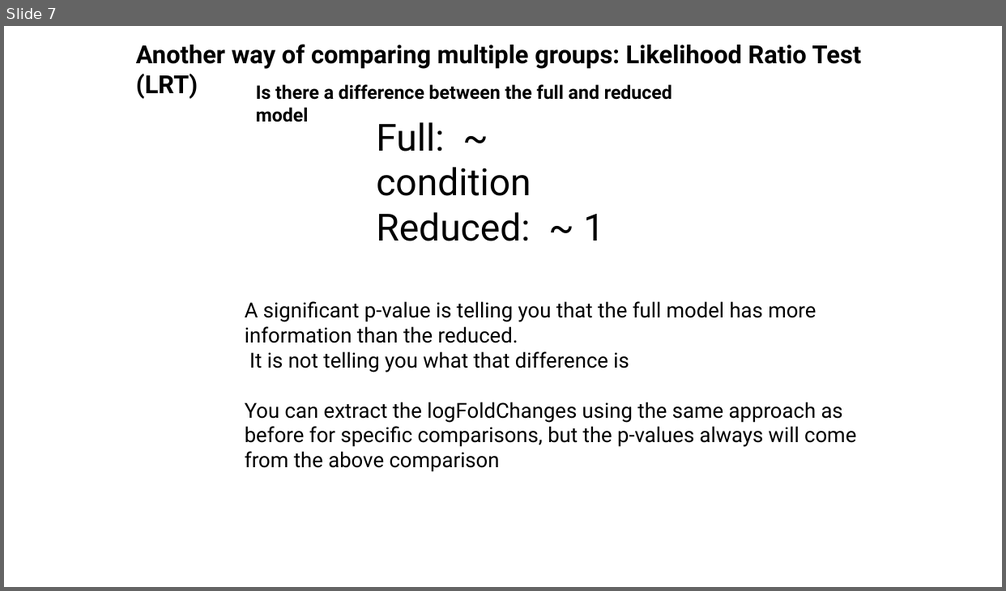
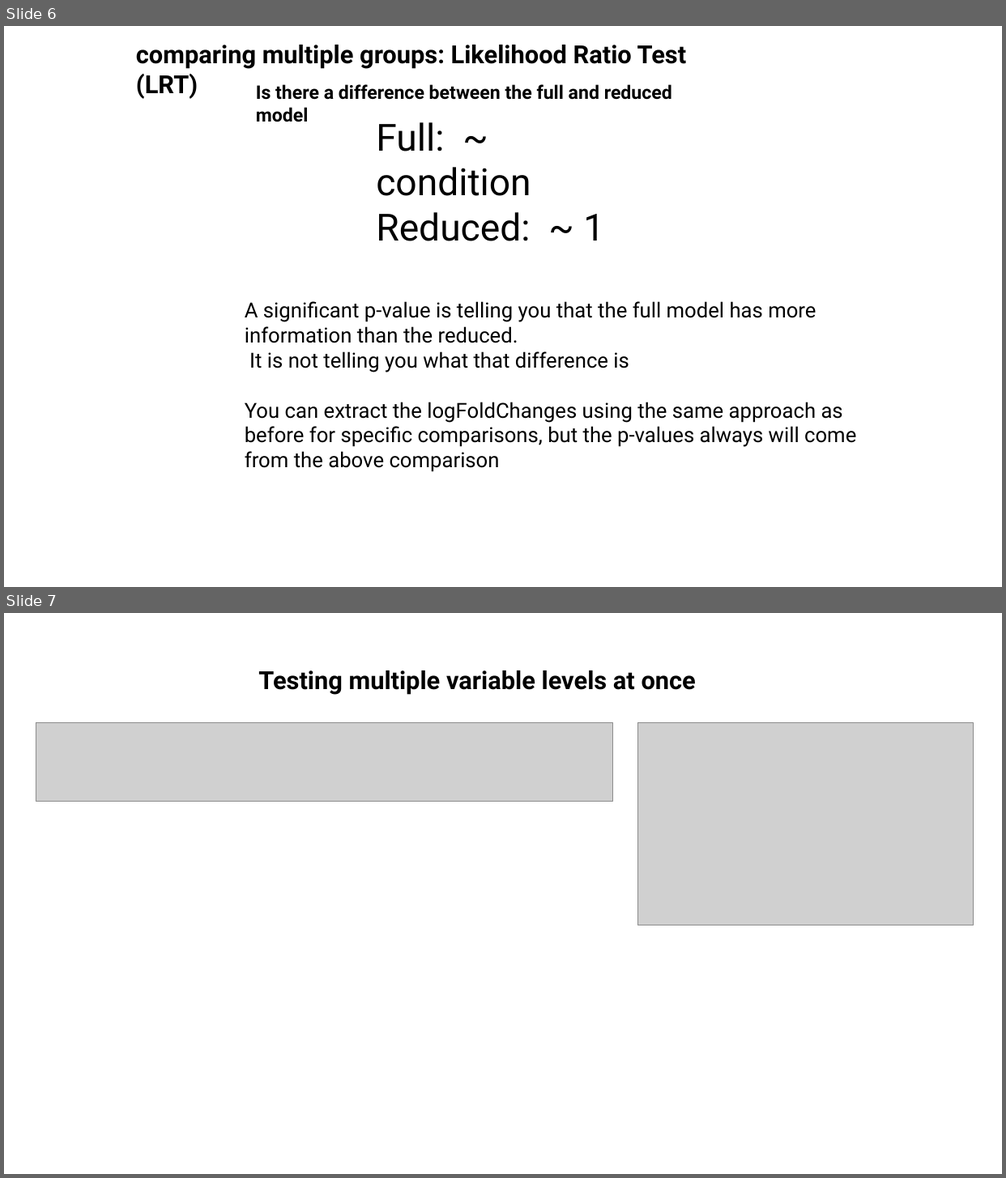
Before and after one commit to jraab/GNET749_RNAseq, a slide deck: lectures/2024_GNET_Class6_Viz_ExpDesign.pptx. Shown one above the other, each under a label of ours: slide 7 before the commit, slides 6 and 7 after it. The pictures are 1006x591 and 1006x1178 pixels, drawn with LibreOffice and Linux fonts; fonts in the diff are those of the drawing; grey boxes stand for pictures. Boxes give left, top, right and bottom in pixels: in the first picture for what was removed or moved away, otherwise in the second. Text is boxed around its words. In the diff, an @@ line names an element or a change of style, - is before the commit and + after.

```diff
--- a/lectures/2024_GNET_Class6_Viz_ExpDesign.pptx
+++ b/lectures/2024_GNET_Class6_Viz_ExpDesign.pptx
@@ slide 7 added at [4,613,1002,1174], background #FFFFFF @@
@@ text added at [258,671,696,695], 24 pt, text #000000, bold @@
+Testing multiple variable levels at once
@@ picture added at [36,723,612,802] @@
@@ picture added at [638,723,973,925] @@
@@ what was slide 7 is now slide 6 @@
@@ slide 6 changed as well @@
@@ text at [136,45,687,99]: text changed @@
-Another way of comparing multiple groups: Likelihood Ratio Test (LRT)
+comparing multiple groups: Likelihood Ratio Test (LRT)
```
Also in this commit, not shown: 14 other slides changed, 8 other slides added, 5 slides removed, 16 other files.
